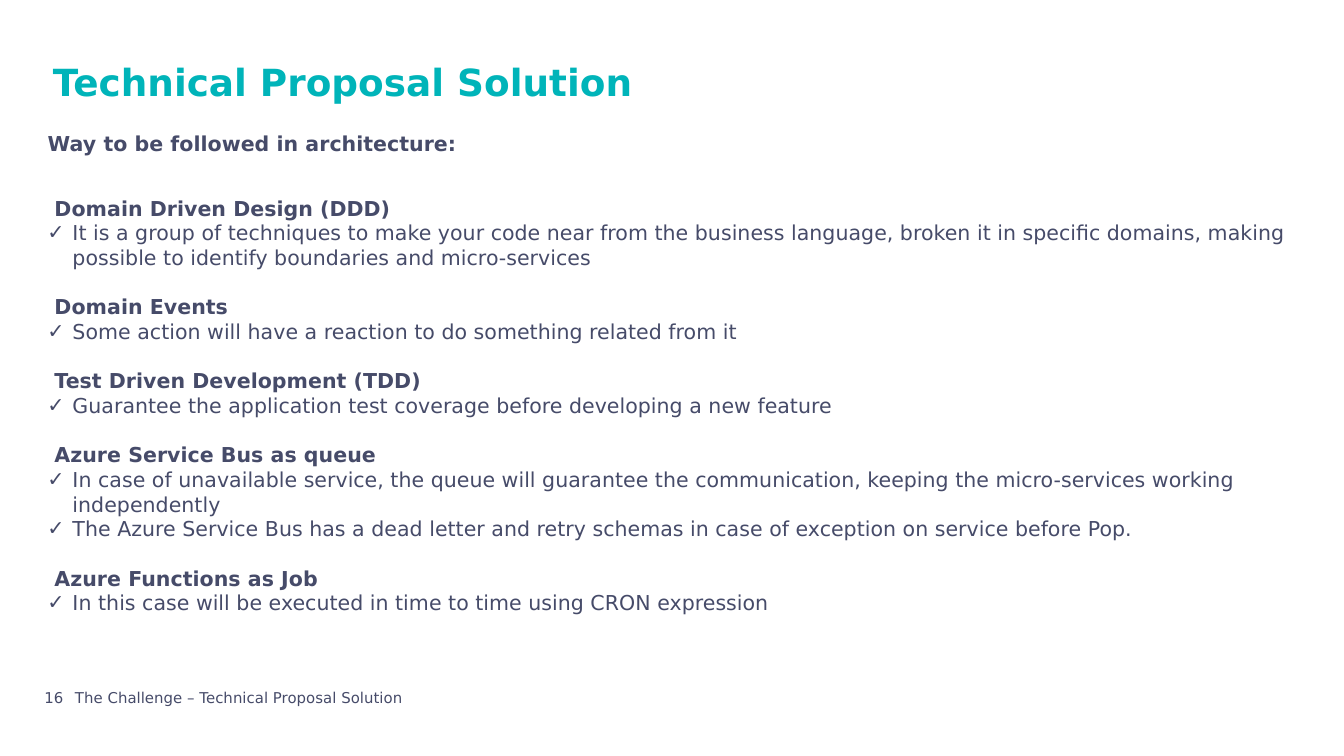
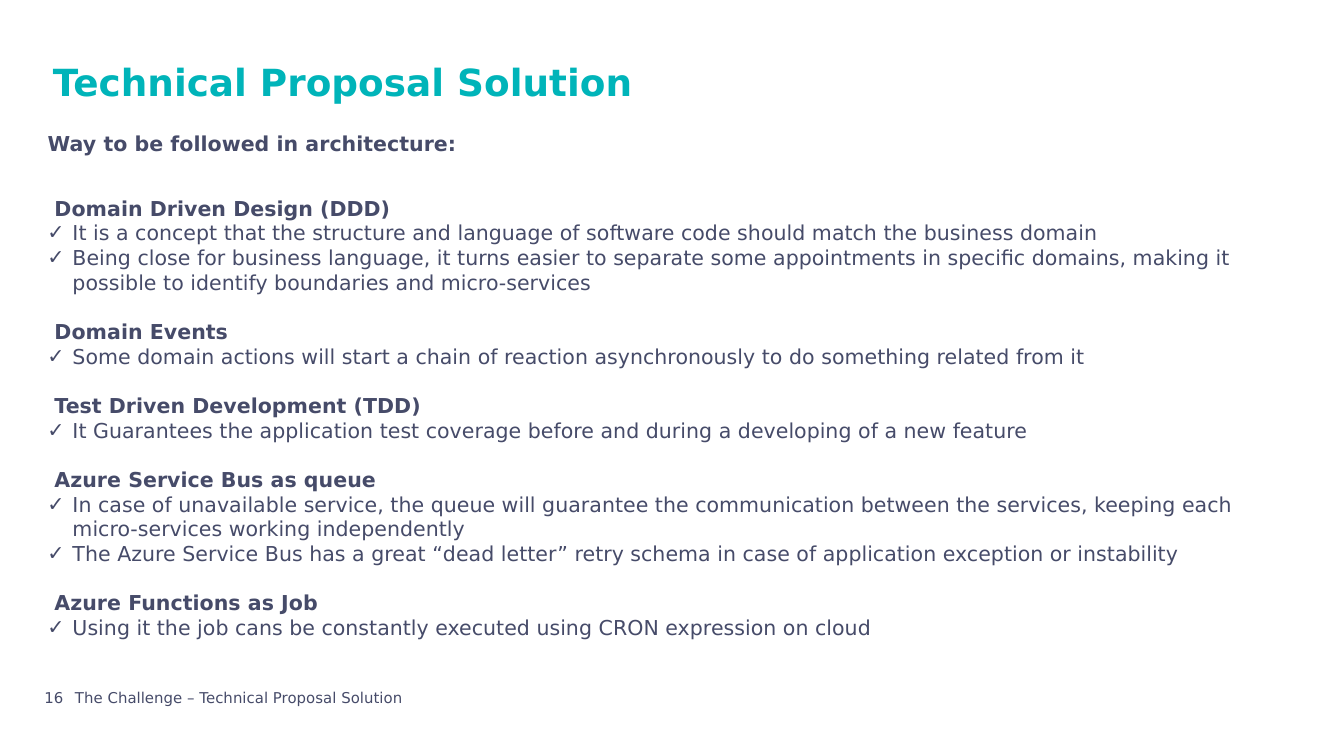
Before and after one commit to andreraica/ScooterRental, a slide deck: slide 16 of documentation/Presentation.pptx. Drawn at 1344x756 pixels with LibreOffice and Linux fonts; fonts in the diff are those of the drawing; background and template pictures are left out. Boxes give left, top, right and bottom in pixels: in the first picture for what was removed or moved away, otherwise in the second. Text is boxed around its words. In the diff, an @@ line names an element or a change of style, - is before the commit and + after.

Commit message:
First base version of scooter service

```diff
--- a/documentation/Presentation.pptx
+++ b/documentation/Presentation.pptx
@@ text at [72,224,1230,295]: text changed @@
-✓ It is a group of techniques to make your code near from the business language, broken it in specific domains, making possible to identify boundaries and micro-services
+✓ It is a concept that the structure and language of software code should match the business domain
+✓ Being close for business language, it turns easier to separate some appointments in specific domains, making it possible to identify boundaries and micro-services
@@ text at [72,348,1084,369]: text changed @@
-✓ Some action will have a reaction to do something related from it
+✓ Some domain actions will start a chain of reaction asynchronously to do something related from it
@@ text at [72,422,1027,443]: text changed @@
-✓ Guarantee the application test coverage before developing a new feature
+✓ It Guarantees the application test coverage before and during a developing of a new feature
@@ text at [72,496,1232,566]: text changed @@
-✓ In case of unavailable service, the queue will guarantee the communication, keeping the micro-services working independently
-✓ The Azure Service Bus has a dead letter and retry schemas in case of exception on service before Pop.
+✓ In case of unavailable service, the queue will guarantee the communication between the services, keeping each micro-services working independently
+✓ The Azure Service Bus has a great “dead letter” retry schema in case of application exception or instability
@@ text at [72,619,871,640]: text changed @@
-✓ In this case will be executed in time to time using CRON expression
+✓ Using it the job cans be constantly executed using CRON expression on cloud
```
Also in this commit, not shown: 17 other slides changed, 4 slides added, 31 other files.
